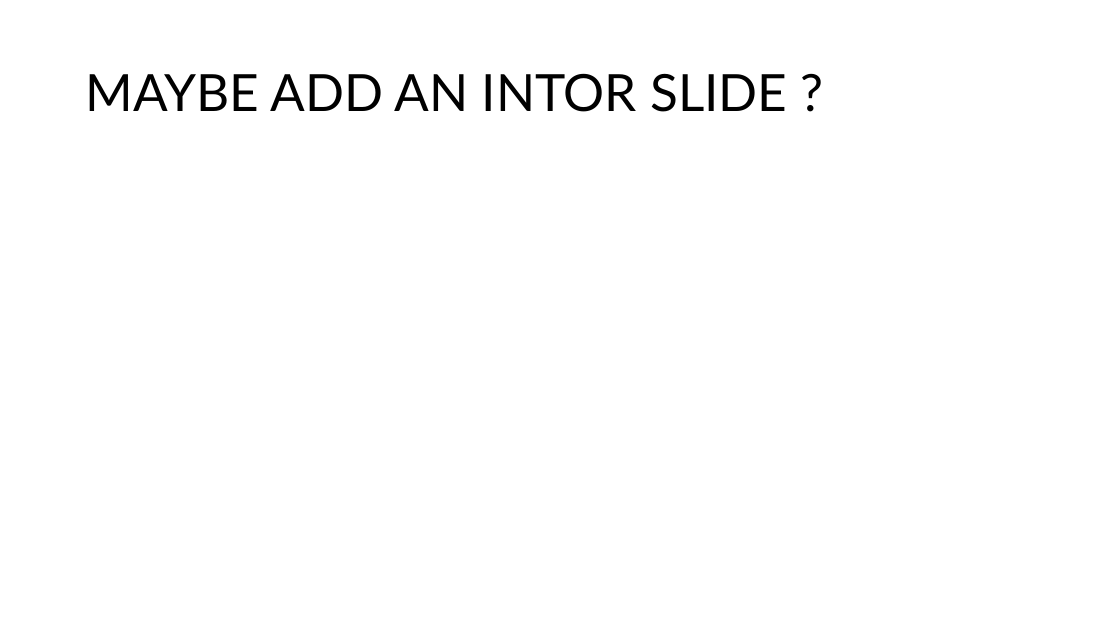
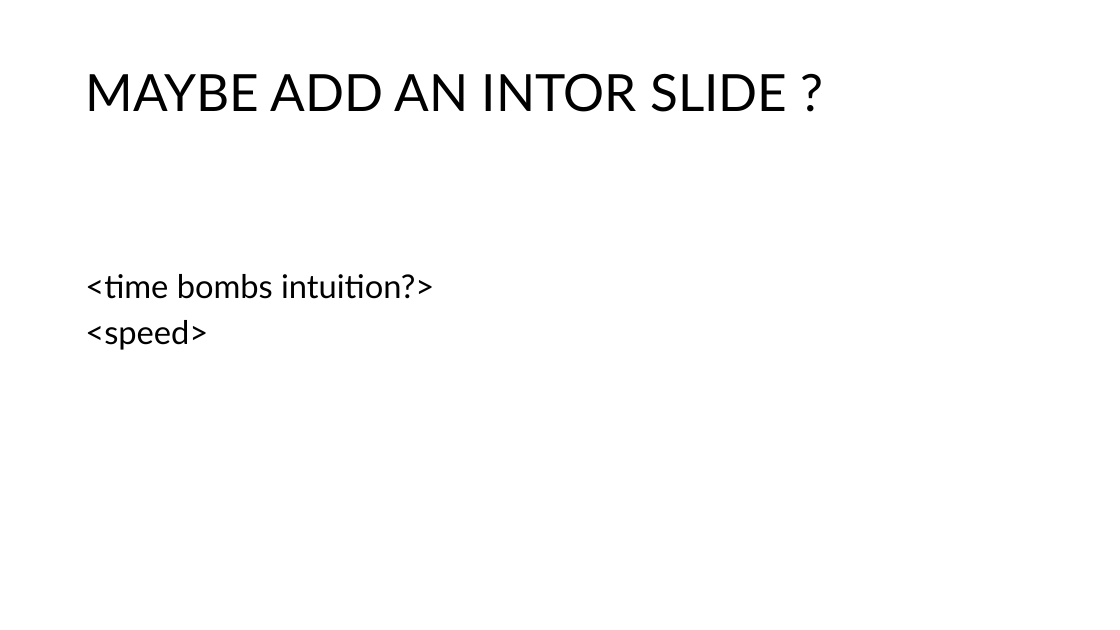
Before and after one commit to ttrikalin/des-R-course, a slide deck: slide 3 of master_files/materials/01_DES.pptx (slide 2 before the commit). Drawn at 1120x630 pixels with LibreOffice and Linux fonts; fonts in the diff are those of the drawing. Boxes give left, top, right and bottom in pixels: in the first picture for what was removed or moved away, otherwise in the second. Text is boxed around its words. In the diff, an @@ line names an element or a change of style, - is before the commit and + after.

```diff
--- a/master_files/materials/01_DES.pptx
+++ b/master_files/materials/01_DES.pptx
@@ text added at box(85, 274, 434, 350), 28 pt, text #000000 @@
+<time bombs intuition?>
+<speed>
```
Also in this commit, not shown: 6 other slides changed, 2 slides added, 6 other files.
